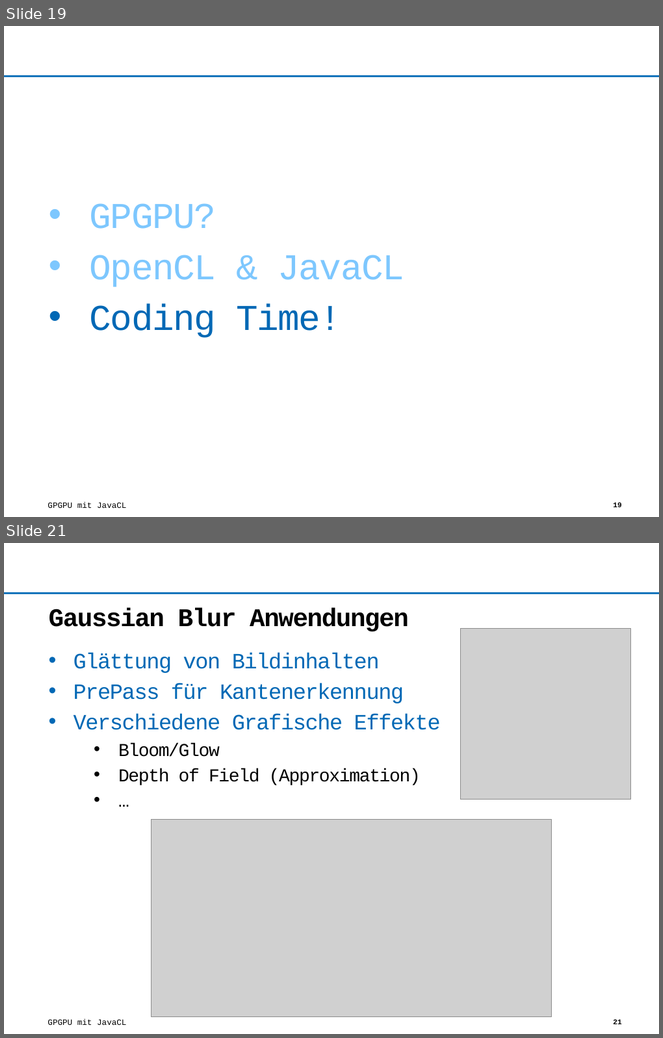
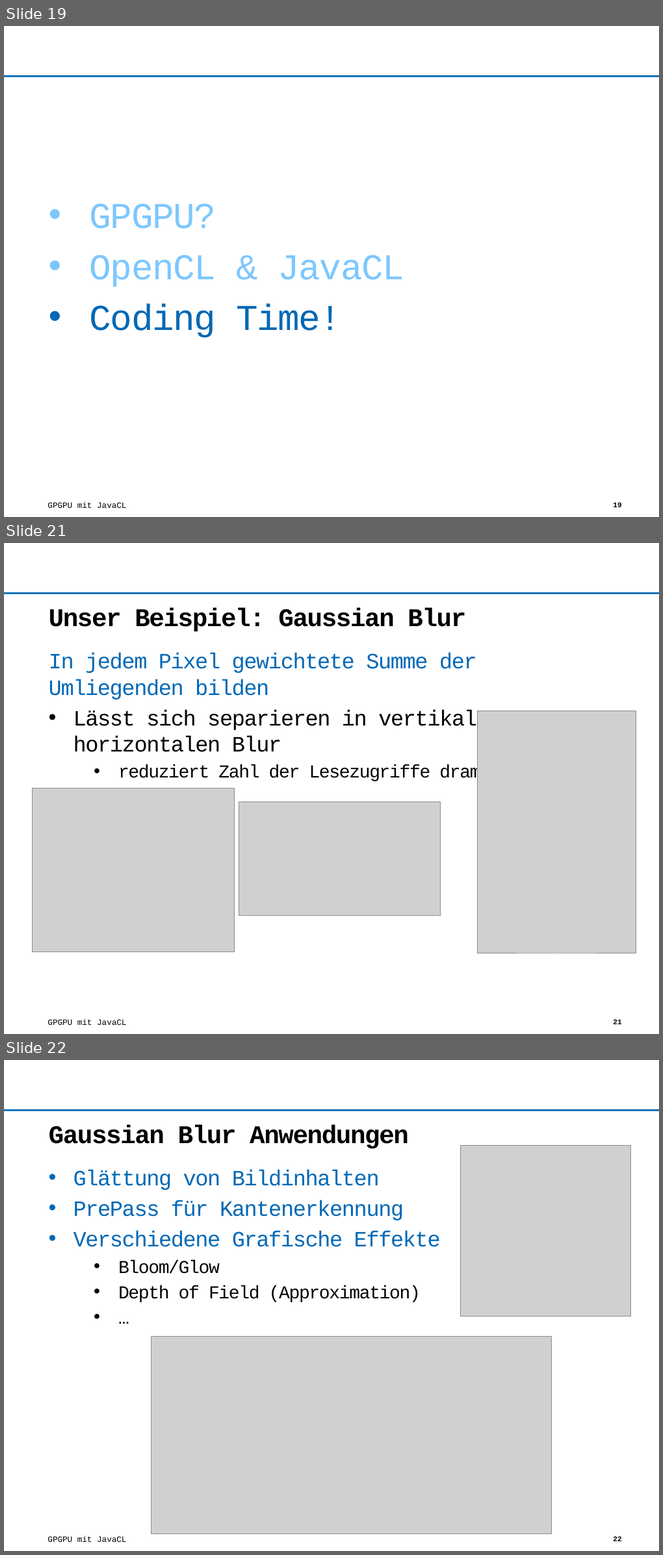
Before and after one commit to Wumpf/javaclpres, a slide deck: opencl.pptx. Shown one above the other, each under a label of ours: slides 19 and 21 before the commit, slides 19, 21 and 22 after it; the slides between them are not shown. The pictures are 663x1038 and 663x1555 pixels, drawn with LibreOffice and Linux fonts; fonts in the diff are those of the drawing; grey boxes stand for pictures; background and template pictures are left out. Boxes give left, top, right and bottom in pixels: in the first picture for what was removed or moved away, otherwise in the second. Text is boxed around its words. In the diff, an @@ line names an element or a change of style, - is before the commit and + after.

```diff
--- a/opencl.pptx
+++ b/opencl.pptx
@@ slide 21 added at [4,543,659,1034], background #FFFFFF; not listed: 3 template elements that a slide beside it also shows @@
@@ title added at [49,608,466,631], 28 pt, text #000000, bold @@
+Unser Beispiel: Gaussian Blur
@@ text added at [49,653,551,783], 24 pt, text #000000 @@
+In jedem Pixel gewichtete Summe der Umliegenden bilden
+• Lässt sich separieren in vertikalen &
+  horizontalen Blur
+  • reduziert Zahl der Lesezugriffe dramatisch!
@@ picture added at [478,711,636,954] @@
@@ picture added at [32,789,234,953] @@
@@ picture added at [239,802,440,916] @@
@@ what was slide 21 is now slide 22 @@
@@ page number at [613,1536,622,1542]: text changed @@
-21
+22
```
Also in this commit, not shown: 1 slide changed, 1 other slide added.
